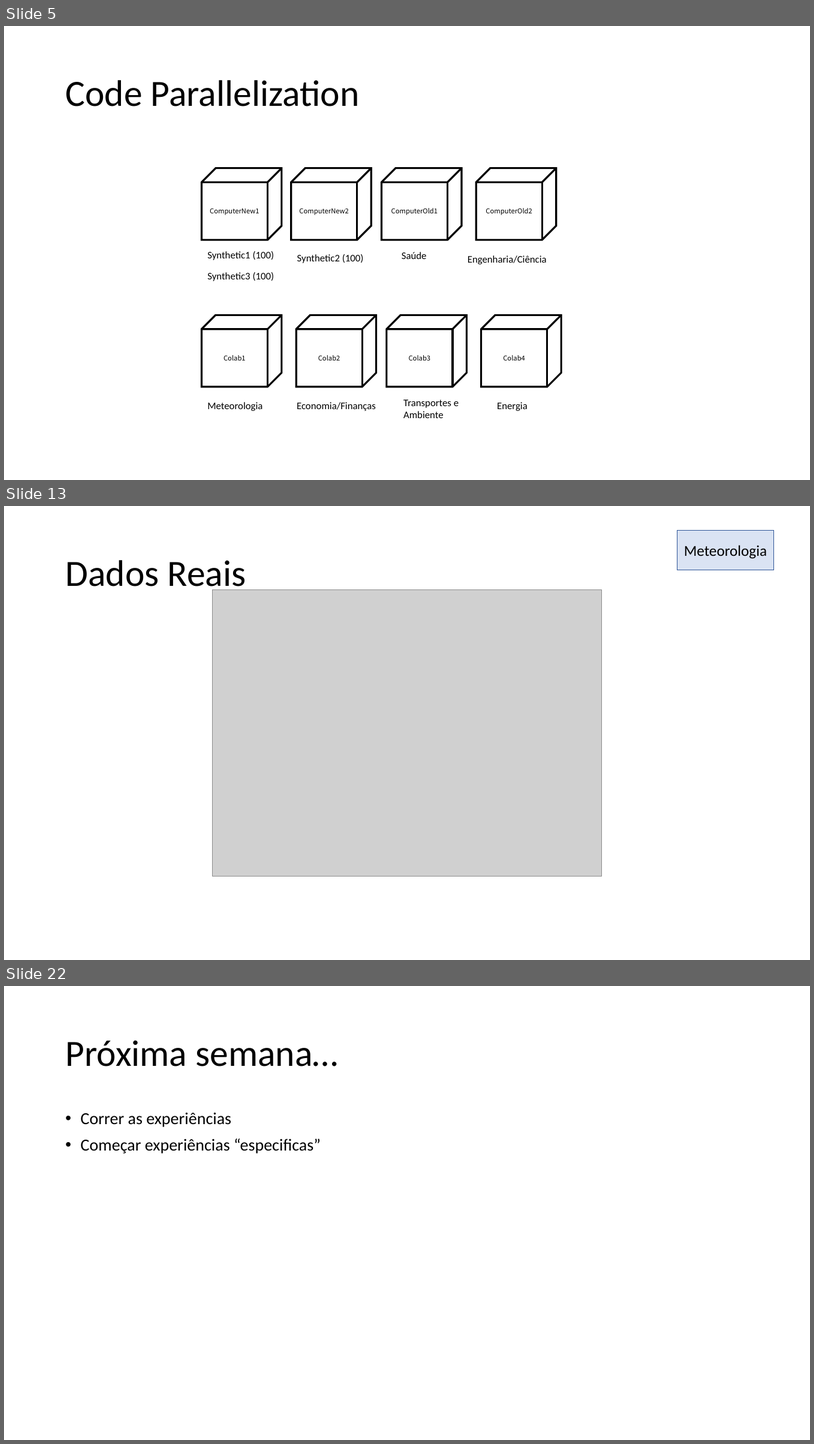
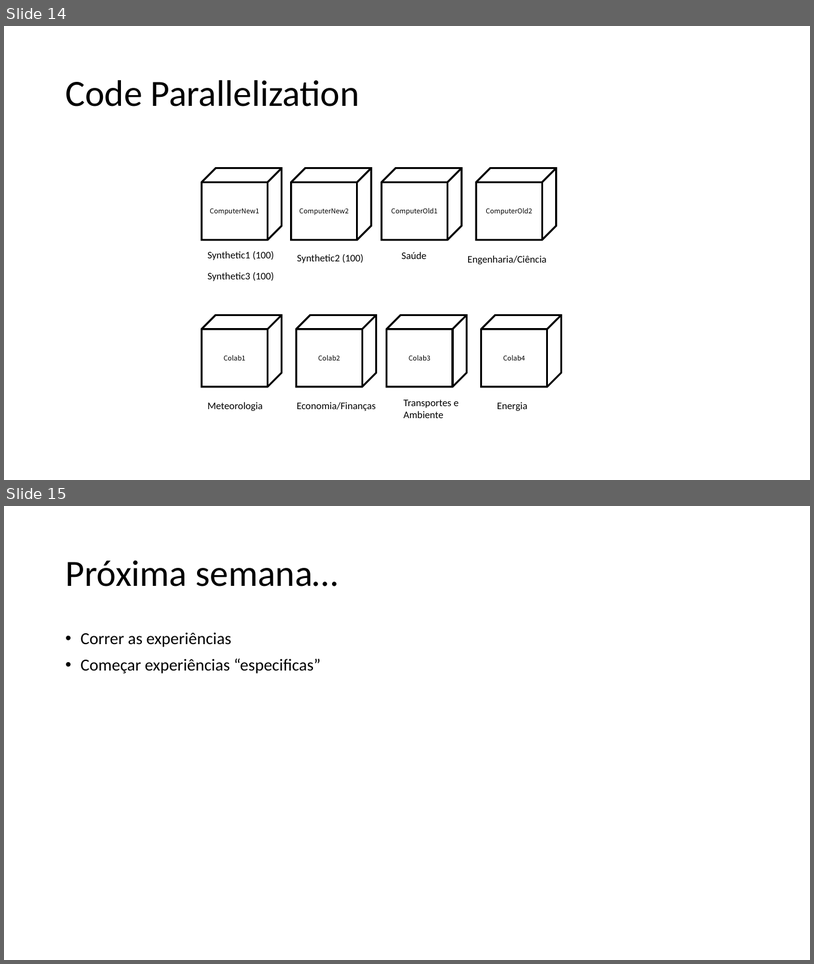
Before and after one commit to MiguelLoureiro98/timecave, a slide deck: papers/.ppt/TimeSeriesCV_31052024.pptx. Shown one above the other, each under a label of ours: slides 5, 13 and 22 before the commit, slides 14 and 15 after it; the slides between them are not shown. The pictures are 814x1444 and 814x964 pixels, drawn with LibreOffice and Linux fonts; fonts in the diff are those of the drawing; grey boxes stand for pictures. Boxes give left, top, right and bottom in pixels: in the first picture for what was removed or moved away, otherwise in the second. Text is boxed around its words. In the diff, an @@ line names an element or a change of style, - is before the commit and + after.

```diff
--- a/papers/.ppt/TimeSeriesCV_31052024.pptx
+++ b/papers/.ppt/TimeSeriesCV_31052024.pptx
@@ slide 13 removed at <box>4,506,810,960</box>, background #FFFFFF @@
@@ rectangle removed at <box>678,530,774,570</box> @@
-Meteorologia
@@ title removed at <box>65,560,246,595</box> @@
-Dados Reais
@@ picture removed at <box>213,589,602,876</box> @@
@@ what was slide 5 is now slide 14 @@
@@ what was slide 22 is now slide 15 @@
```
Also in this commit, not shown: 5 slides changed, 8 slides added, 15 other slides removed, 1 other file.
